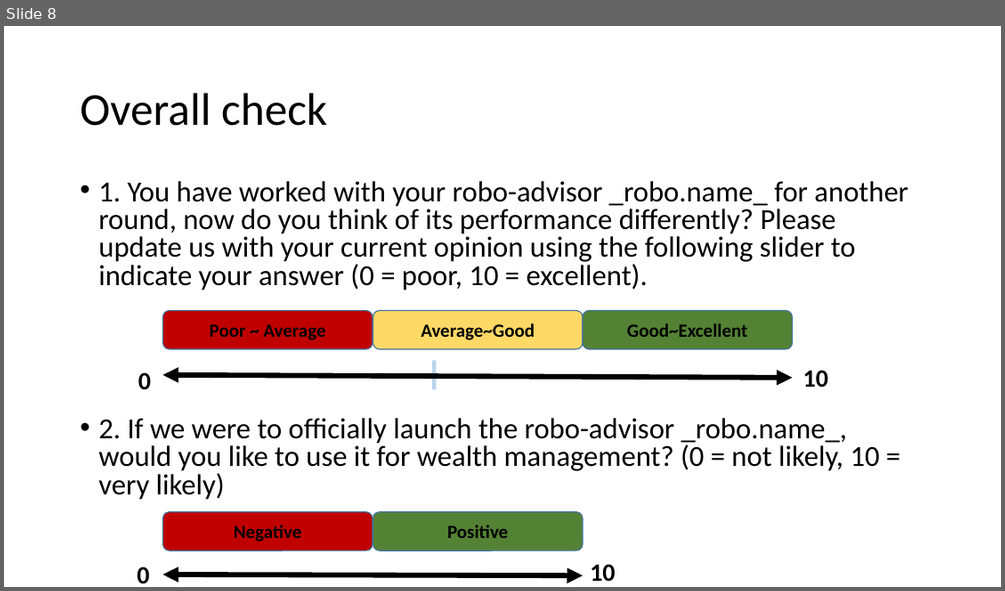
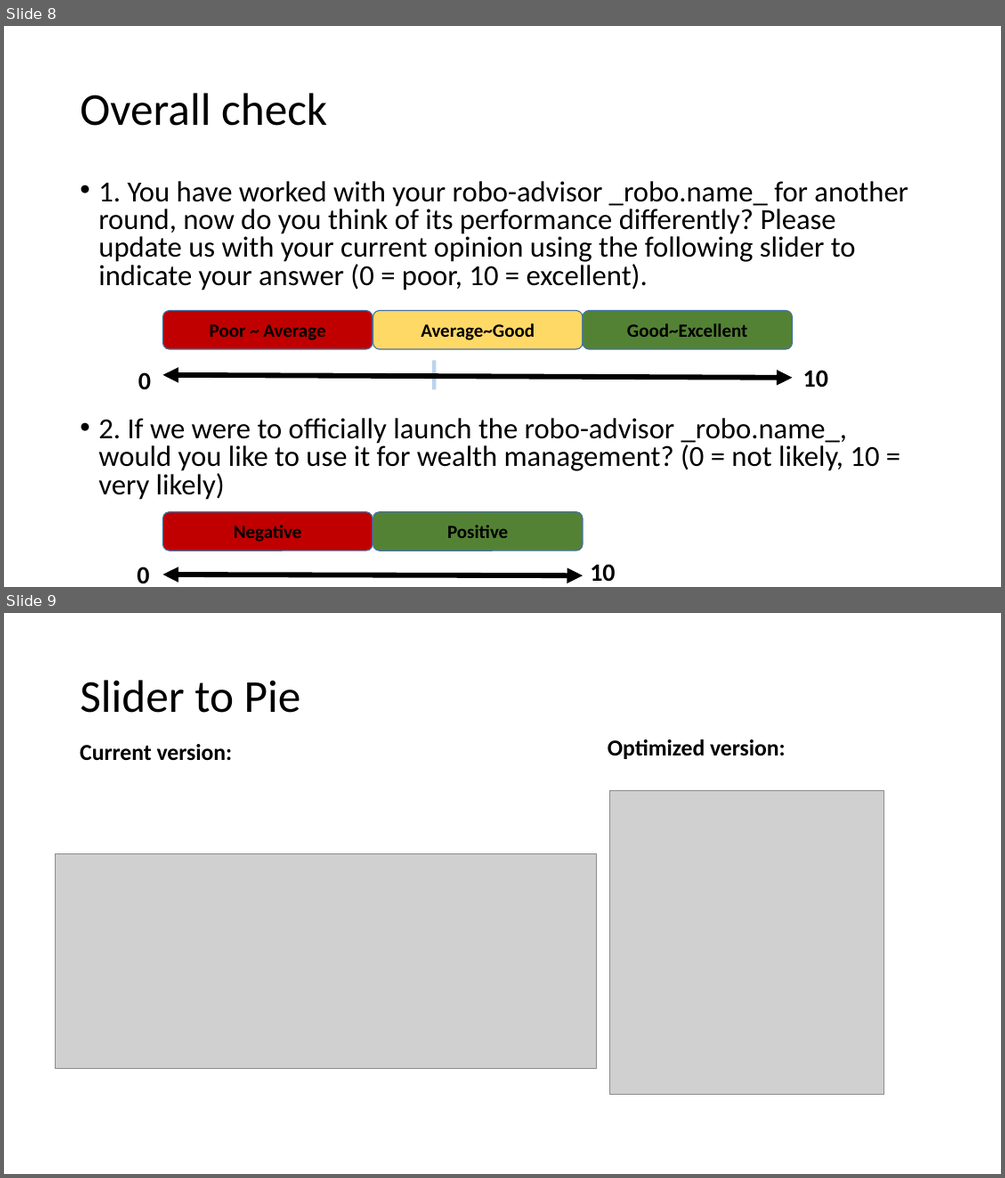
Before and after one commit to ZWLori/robo-advisor, a slide deck: images/Robo-advisor design materials.pptx. Shown one above the other, each under a label of ours: slide 8 before the commit, slides 8 and 9 after it. The pictures are 1005x591 and 1005x1178 pixels, drawn with LibreOffice and Linux fonts; fonts in the diff are those of the drawing; grey boxes stand for pictures. Boxes give left, top, right and bottom in pixels: in the first picture for what was removed or moved away, otherwise in the second. Text is boxed around its words. In the diff, an @@ line names an element or a change of style, - is before the commit and + after.

```diff
--- a/images/Robo-advisor design materials.pptx
+++ b/images/Robo-advisor design materials.pptx
@@ slide 9 added at [4,613,1001,1174], background #FFFFFF @@
@@ title added at [80,680,301,713], 44 pt, text #000000 @@
+Slider to Pie
@@ text added at [80,744,233,761], 22 pt, text #000000, bold @@
+Current version:
@@ text added at [607,739,785,759], 22 pt, text #000000, bold @@
+Optimized version:
@@ picture added at [610,790,884,1094] @@
@@ picture added at [56,854,596,1069] @@
```
Also in this commit, not shown: 5 other files.
